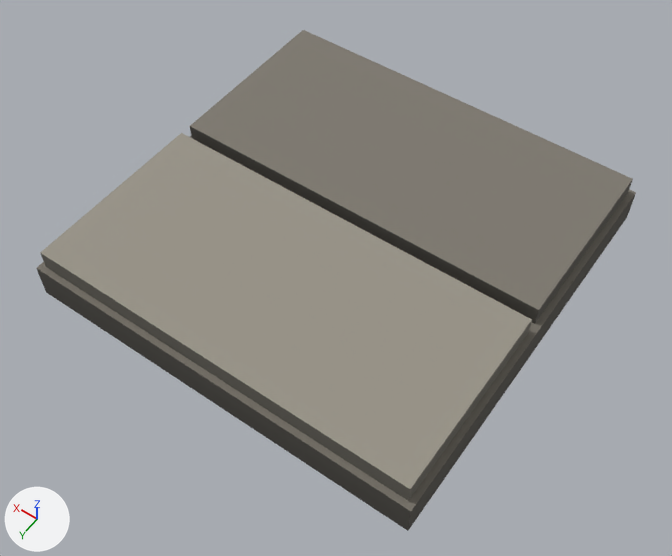
The glTF model data/model/floor_stone_cross.glb, before and after one commit.
Camera for both pictures: a 50 mm lens placed at (-0.81, 1.174, 1.729), pointed at (-0.027, 0.079, 0.007). Lighting does not change. The marker at lower left points along +X, +Y and +Z. The first picture is the older version. Vertices at exactly the same position are counted once.

Script lines for the objects in view, before the commit:
```python
me_mesh_0 = bpy.data.meshes.new('Mesh_0')
me_mesh_0.from_pydata(...)  # 52 vertices, 84 faces; spans x -0.5..0.5, y -0.5..0.5, z 0.0..0.14
me_mesh_0.materials.append(mat_material_0)  # picture img_image_0
ob_mesh_0 = bpy.data.objects.new('Mesh_0', me_mesh_0)
ob_mesh_0.location = (0.0, 0.0, 0.0)
```
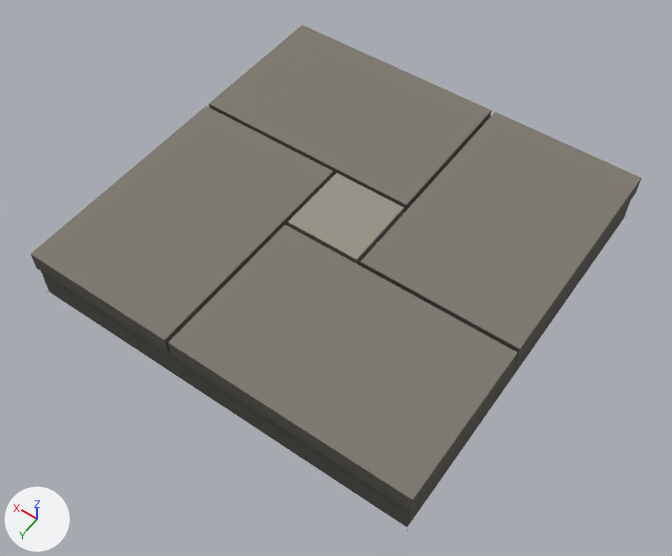
What the commit changed:
me_mesh_0 is used by ob_mesh_0; location (0.0, 0.0, 0.0).
me_mesh_0 had 52 vertices, 84 faces and spanned x -0.5..0.5, y -0.5..0.5, z 0.0..0.14.
me_mesh_0 now has 80 vertices, 120 faces and spans x -0.5..0.5, y -0.5..0.5, z 0.0..0.14.
me_mesh_0 part 1: a new loose piece, a box spanning x -0.495..0.495, y -0.495..0.495, z 0.0..0.09, in mat_material_0 (picture img_image_0).
me_mesh_0 part 2: a new loose piece, a box spanning x -0.095..0.095, y -0.095..0.095, z 0.09..0.14, in mat_material_0 (picture img_image_0).
Part 3, on me_mesh_0:
16 vertices are removed from x -0.485..0.485, y -0.485..0.485, z 0.09..0.14.
36 faces are deleted.
16 vertices are added at x -0.5..0.5, y -0.5..0.5, z 0.09..0.14.
12 new vertices lie (0.0, 0.0, 0.05) away from vertices in x -0.5..0.5, y -0.5..0.5, z 0.09.
48 new faces join them.

Where the change shows, as pixel boxes [x1, y1, x2, y2] in the pictures (672 x 556 px; the box of a moved part takes in the faces that stretch with it):
'Mesh_0', reshaped: before [36, 30, 636, 531]; after [31, 25, 641, 531]
part 1 of me_mesh_0, added: after [41, 200, 631, 527]
part 2 of me_mesh_0, added: after [288, 173, 404, 265]
part 3 of me_mesh_0, moved or reshaped: before [36, 30, 636, 530]; after [31, 25, 641, 511]
